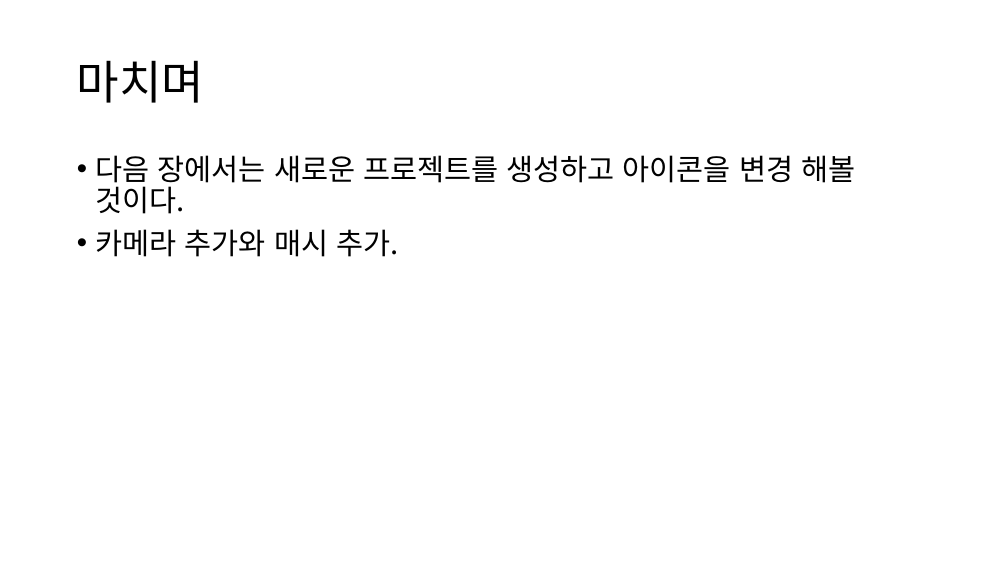
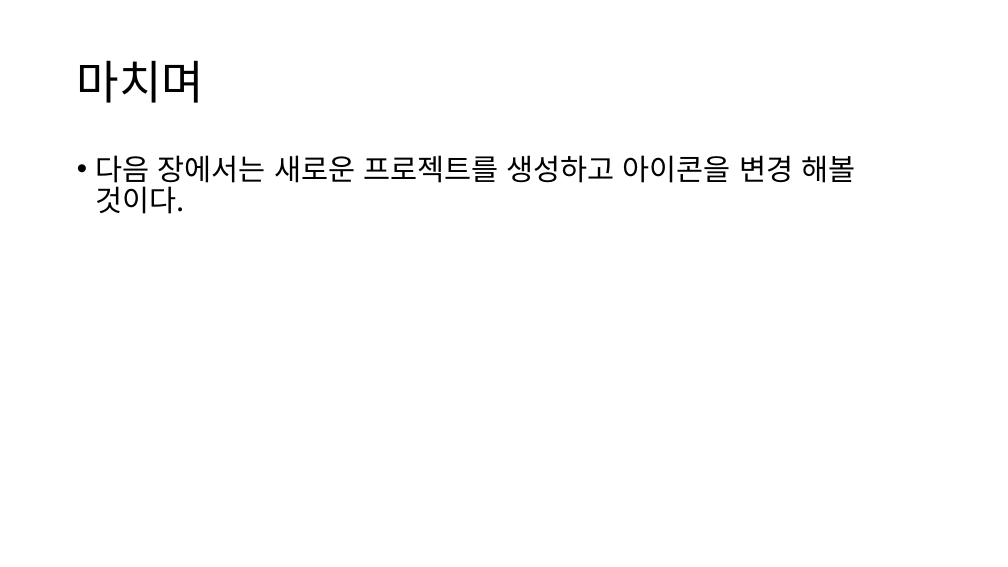
Before and after one commit to YiDoSeon/DXUT_STUDY, a slide deck: slide 21 of Document/DXUT & ASSIMP(1).pptx. Drawn at 1008x567 pixels with LibreOffice and Linux fonts; fonts in the diff are those of the drawing. Boxes give left, top, right and bottom in pixels: in the first picture for what was removed or moved away, otherwise in the second. Text is boxed around its words. In the diff, an @@ line names an element or a change of style, - is before the commit and + after.

Commit message:
Add DXUT & ASSIMP(1).pptx Add How to create new project Add How to change GameIcon

```diff
--- a/Document/DXUT & ASSIMP(1).pptx
+++ b/Document/DXUT & ASSIMP(1).pptx
@@ text at (96, 229, 398, 257): paragraph removed @@
-• 카메라 추가와 매시 추가.
```
Also in this commit, not shown: 7 other files.
